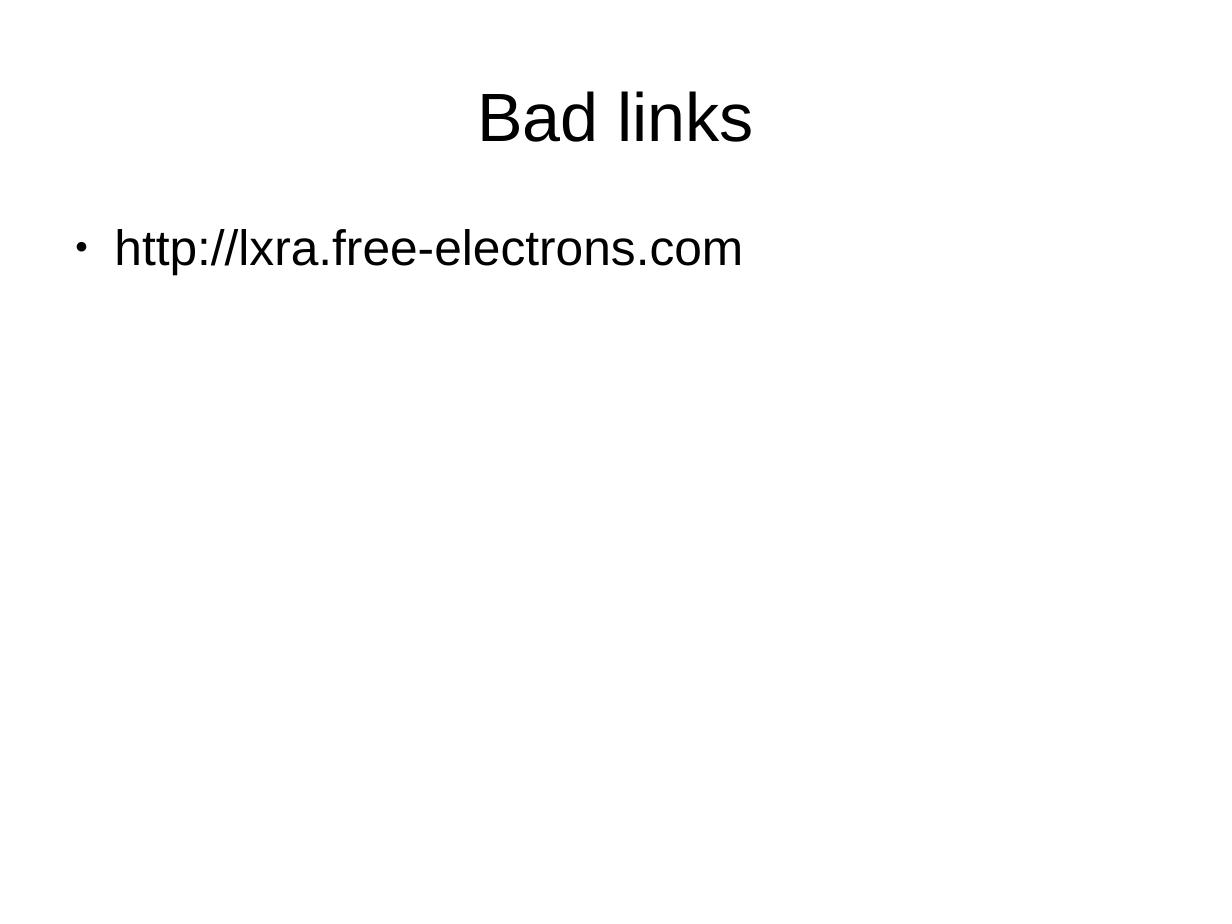
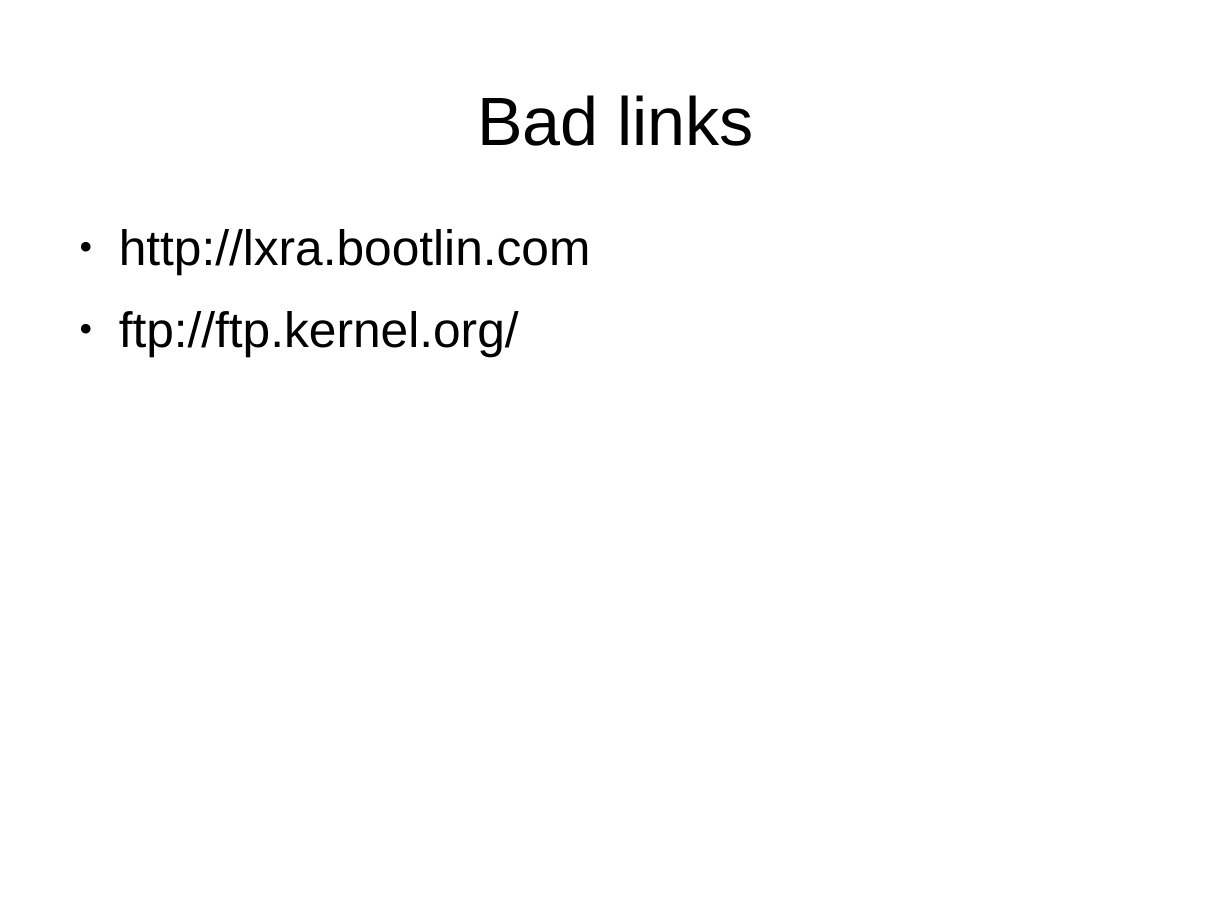
Before and after one commit to bootlin/pdf-link-checker, a slide deck: slide 4 of testing/test-document.odp (slide 3 before the commit). Drawn at 1232x924 pixels with LibreOffice and Linux fonts; fonts in the diff are those of the drawing. Boxes give left, top, right and bottom in pixels: in the first picture for what was removed or moved away, otherwise in the second. Text is boxed around its words. In the diff, an @@ line names an element or a change of style, - is before the commit and + after.

Commit message:
Update testing documents
- In particular to test mailto: links

```diff
--- a/testing/test-document.odp
+++ b/testing/test-document.odp
@@ title "Bad links": place and size @@
-title "Bad links" at [477,91,755,142]
+title "Bad links" at [477,95,755,146]
@@ text at [119,229,591,357]: text changed @@
-● http://lxra.free-electrons.com
+● http://lxra.bootlin.com
+● ftp://ftp.kernel.org/
```
Also in this commit, not shown: 1 other slide changed, 1 slide added, 1 other file.
